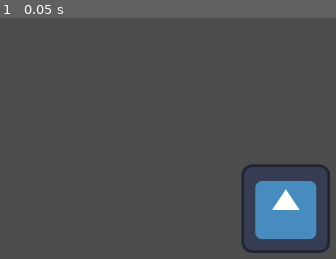
Above: before the commit, frame 1.
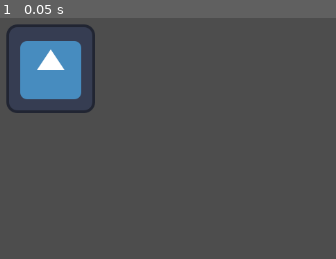
Above: after the commit, the same moment.

Repository: CrazyKamel/ggjMakeMeLaugh
Game: Godot game, scene res://main.tscn
Same seed, same stepped clock (60 frames per second), same inputs: the game is played once before the commit and once after it. The engine's default icon, where the game draws it, is replaced by a stand-in: a white triangle on a blue panel in a dark square.
Inputs:
- Up to frame 1 (0.05 s): no input

The runs differ from the first frame. In frame 1, 11% of the frame differs, in the area x 1-99%, y 2-98%.

Commit message:
first try

Diff:
--- a/main.tscn
+++ b/main.tscn
@@ -4,6 +4,6 @@
 
 [node name="Node2D" type="Node2D"]
 
-[node name="Icon" type="Sprite2D" parent="."]
-position = Vector2(552, 307)
+[node name="IconTest" type="Sprite2D" parent="."]
+position = Vector2(213, 105)
 texture = ExtResource("1_xhw8e")
